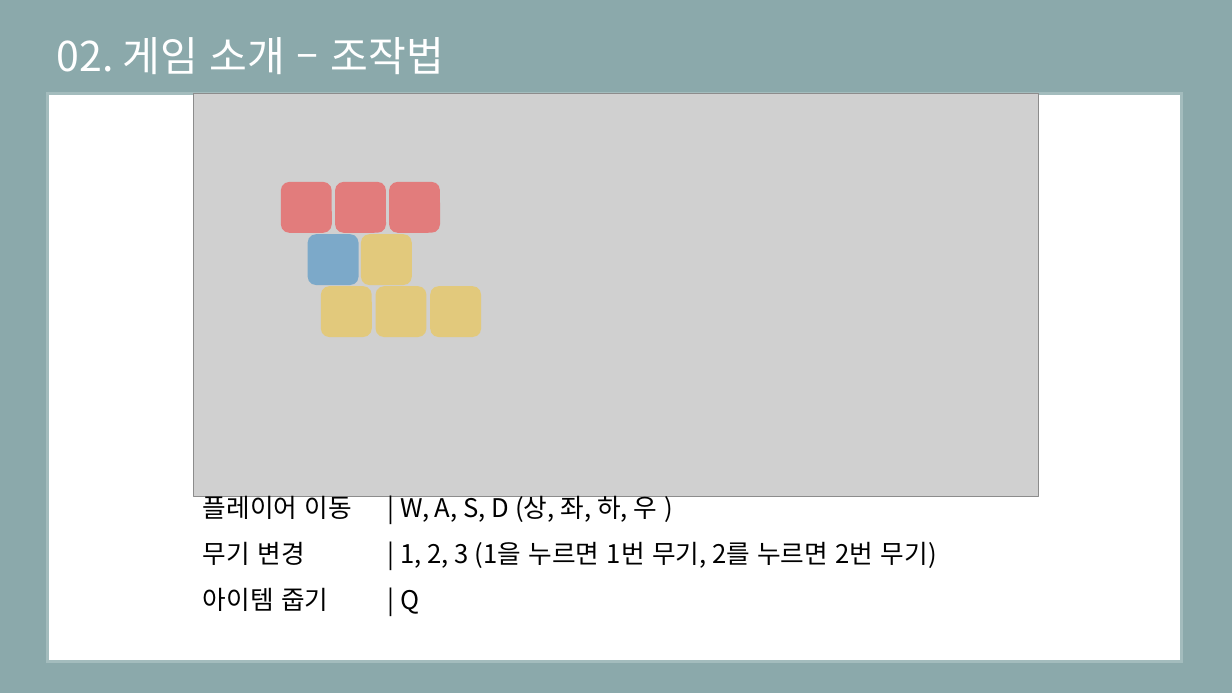
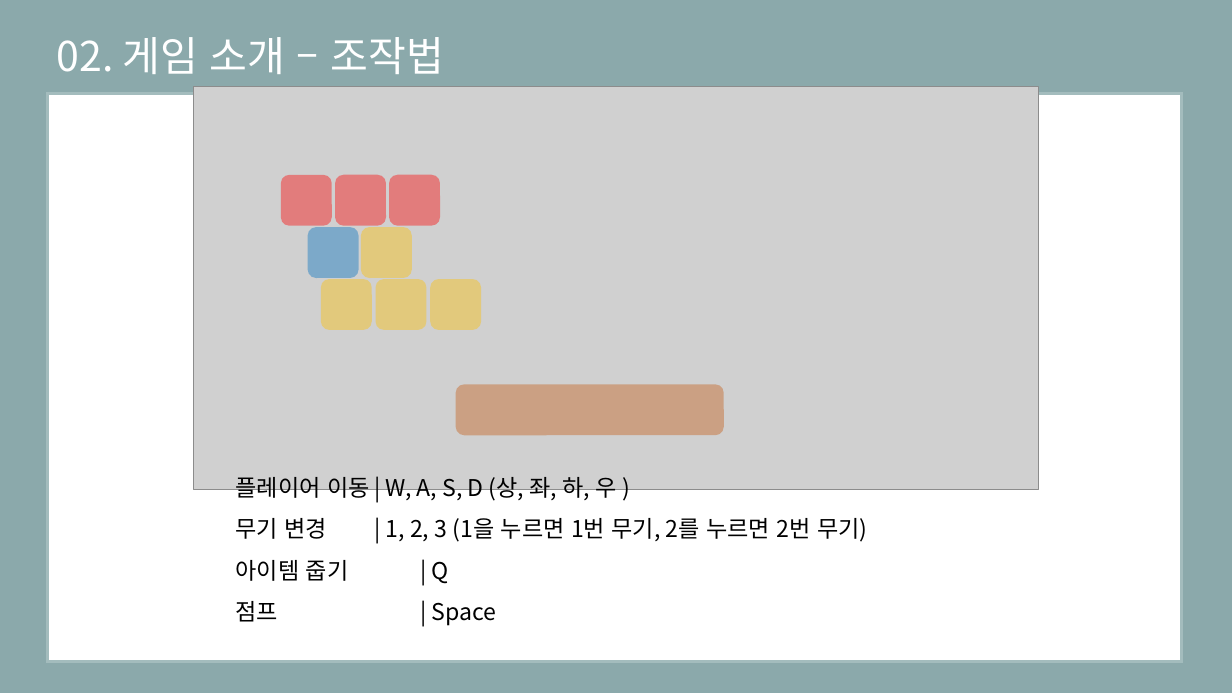
Before and after one commit to eunjiyun/Graduation_Work, a slide deck: slide 14 of Game_Design/2019184003 김 선아 장르 제안서.pptx (slide 13 before the commit). Drawn at 1232x693 pixels with LibreOffice and Linux fonts; fonts in the diff are those of the drawing; grey boxes stand for pictures. Boxes give left, top, right and bottom in pixels: in the first picture for what was removed or moved away, otherwise in the second. Text is boxed around its words. In the diff, an @@ line names an element or a change of style, - is before the commit and + after.

Commit message:
Update Game Design Proposal
Update Game Design Proposal at 01:57 A.M.

```diff
--- a/Game_Design/2019184003 김 선아 장르 제안서.pptx
+++ b/Game_Design/2019184003 김 선아 장르 제안서.pptx
@@ 5 rounded rectangles, 1 picture: place and size @@
-5 rounded rectangles, 1 picture at [194, 93, 1039, 496]
+5 rounded rectangles, 1 picture at [194, 87, 1039, 490]
@@ 3 rounded rectangles: place and size @@
-3 rounded rectangles at [321, 287, 482, 337]
+3 rounded rectangles at [321, 279, 482, 330]
@@ rounded rectangle added at [456, 384, 724, 435], fill #C55A11 at 40% opacity @@
@@ text "플레이어 이동 | W, A, ...": place and size @@
-text "플레이어 이동 | W, A, ..." at [203, 491, 937, 614]
+text "플레이어 이동 | W, A, ..." at [236, 477, 867, 626]
@@ text at [236, 477, 867, 584]: size 20 to 18 pt in "플레이어 이동 | W, A, S, D ...", "무기 변경 | 1, 2, 3 (1을 ...", "아이템 줍기 | Q" @@
@@ text at [236, 601, 497, 626]: paragraph added @@
+점프 | Space
```
Also in this commit, not shown: 2 other slides changed, 2 slides added, 1 slide removed.
